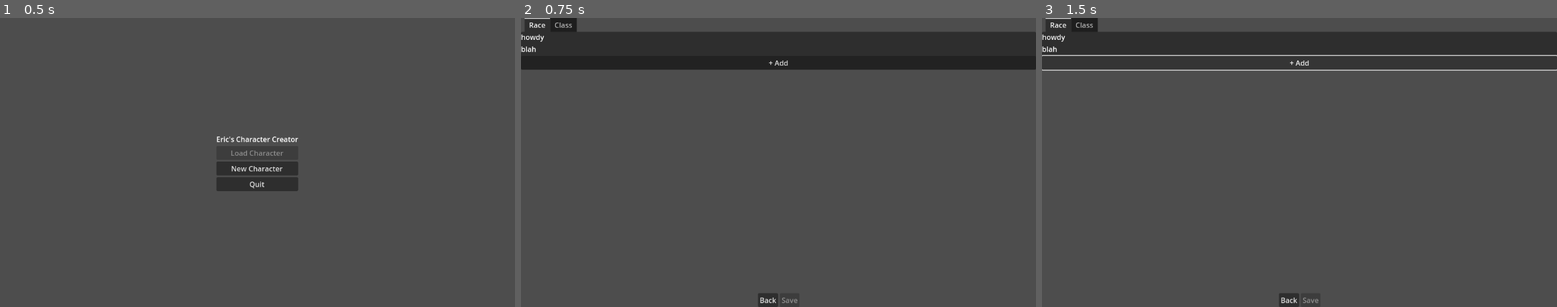
Above: before the commit, frames 1-3 (left to right).
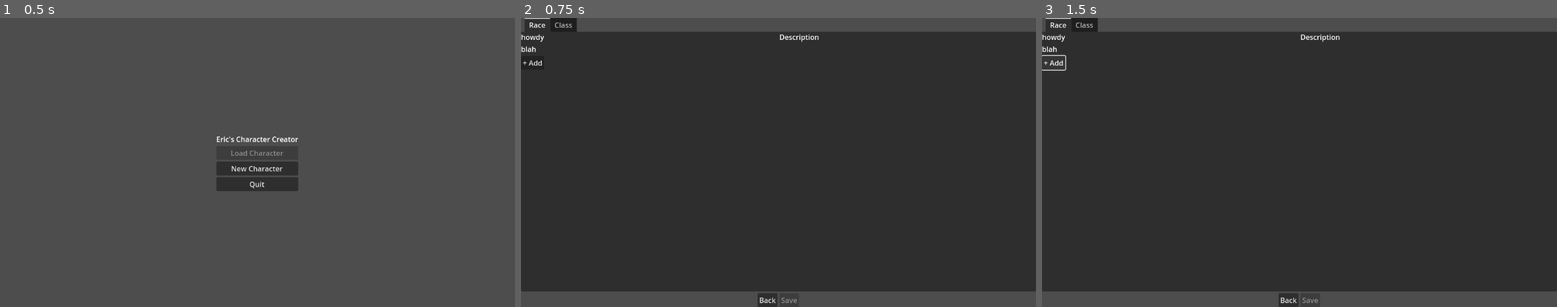
Above: after the commit, the same moments.

Repository: eodomo/Eric-s-Character-Creator
Game: Godot game, scene res://Scenes/main_menu.tscn
Same seed, same stepped clock (60 frames per second), same inputs: the game is played once before the commit and once after it.
Inputs:
- Up to frame 1 (0.5 s): no input
- Up to frame 2 (0.75 s): click "New Character" at 0.5 s
- Up to frame 3 (1.5 s): click "+ Add" at 1.25 s

Frame 1 is identical in both runs. In frame 2, 77% of the frame differs, in the area x 0-100%, y 5-100%; in frame 3, 77%.

Commit message:
improve new character screen

Diff:
--- a/Scenes/new_character.tscn
+++ b/Scenes/new_character.tscn
@@ -11,62 +11,77 @@
 grow_vertical = 2
 script = ExtResource("1_8cbu6")
 
-[node name="TabContainer" type="TabContainer" parent="."]
+[node name="VBoxContainer" type="VBoxContainer" parent="."]
 layout_mode = 1
-anchors_preset = 10
+anchors_preset = 15
 anchor_right = 1.0
-offset_bottom = 116.0
+anchor_bottom = 1.0
 grow_horizontal = 2
+grow_vertical = 2
+alignment = 1
 
-[node name="Race" type="VBoxContainer" parent="TabContainer"]
+[node name="TabContainer" type="TabContainer" parent="VBoxContainer"]
 layout_mode = 2
+size_flags_vertical = 3
 
-[node name="Label" type="Label" parent="TabContainer/Race"]
+[node name="Race" type="HBoxContainer" parent="VBoxContainer/TabContainer"]
+layout_mode = 2
+alignment = 1
+
+[node name="ScrollContainer" type="ScrollContainer" parent="VBoxContainer/TabContainer/Race"]
+layout_mode = 2
+size_flags_horizontal = 3
+size_flags_stretch_ratio = 0.5
+
+[node name="VBoxContainer" type="VBoxContainer" parent="VBoxContainer/TabContainer/Race/ScrollContainer"]
+layout_mode = 2
+alignment = 1
+
+[node name="Label" type="Label" parent="VBoxContainer/TabContainer/Race/ScrollContainer/VBoxContainer"]
 layout_mode = 2
 text = "howdy"
 
-[node name="Label2" type="Label" parent="TabContainer/Race"]
+[node name="Label2" type="Label" parent="VBoxContainer/TabContainer/Race/ScrollContainer/VBoxContainer"]
 layout_mode = 2
 text = "blah"
 
-[node name="AddRaceButton" type="Button" parent="TabContainer/Race"]
+[node name="AddRaceButton" type="Button" parent="VBoxContainer/TabContainer/Race/ScrollContainer/VBoxContainer"]
 layout_mode = 2
 text = "+ Add"
 
-[node name="Class" type="VBoxContainer" parent="TabContainer"]
+[node name="ScrollContainer2" type="ScrollContainer" parent="VBoxContainer/TabContainer/Race"]
+layout_mode = 2
+size_flags_horizontal = 3
+size_flags_stretch_ratio = 0.5
+
+[node name="VBoxContainer" type="VBoxContainer" parent="VBoxContainer/TabContainer/Race/ScrollContainer2"]
+layout_mode = 2
+alignment = 1
+
+[node name="Label" type="Label" parent="VBoxContainer/TabContainer/Race/ScrollContainer2/VBoxContainer"]
+layout_mode = 2
+text = "Description"
+
+[node name="Class" type="VBoxContainer" parent="VBoxContainer/TabContainer"]
 visible = false
 layout_mode = 2
 
-[node name="Button" type="Button" parent="TabContainer/Class"]
+[node name="Button" type="Button" parent="VBoxContainer/TabContainer/Class"]
 layout_mode = 2
 text = "darn
 "
 
-[node name="MarginContainer" type="MarginContainer" parent="."]
-layout_mode = 1
-anchors_preset = 7
-anchor_left = 0.5
-anchor_top = 1.0
-anchor_right = 0.5
-anchor_bottom = 1.0
-offset_left = -46.5
-offset_top = -31.0
-offset_right = 46.5
-grow_horizontal = 2
-grow_vertical = 0
-size_flags_vertical = 8
-
-[node name="HBoxContainer" type="HBoxContainer" parent="MarginContainer"]
+[node name="HBoxContainer" type="HBoxContainer" parent="VBoxContainer"]
 layout_mode = 2
 alignment = 1
 
-[node name="BackButton" type="Button" parent="MarginContainer/HBoxContainer"]
+[node name="BackButton" type="Button" parent="VBoxContainer/HBoxContainer"]
 layout_mode = 2
 text = "Back"
 
-[node name="SaveButton" type="Button" parent="MarginContainer/HBoxContainer"]
+[node name="SaveButton" type="Button" parent="VBoxContainer/HBoxContainer"]
 layout_mode = 2
 disabled = true
 text = "Save"
 
-[connection signal="pressed" from="MarginContainer/HBoxContainer/BackButton" to="." method="_on_back_button_pressed"]
+[connection signal="pressed" from="VBoxContainer/HBoxContainer/BackButton" to="." method="_on_back_button_pressed"]
